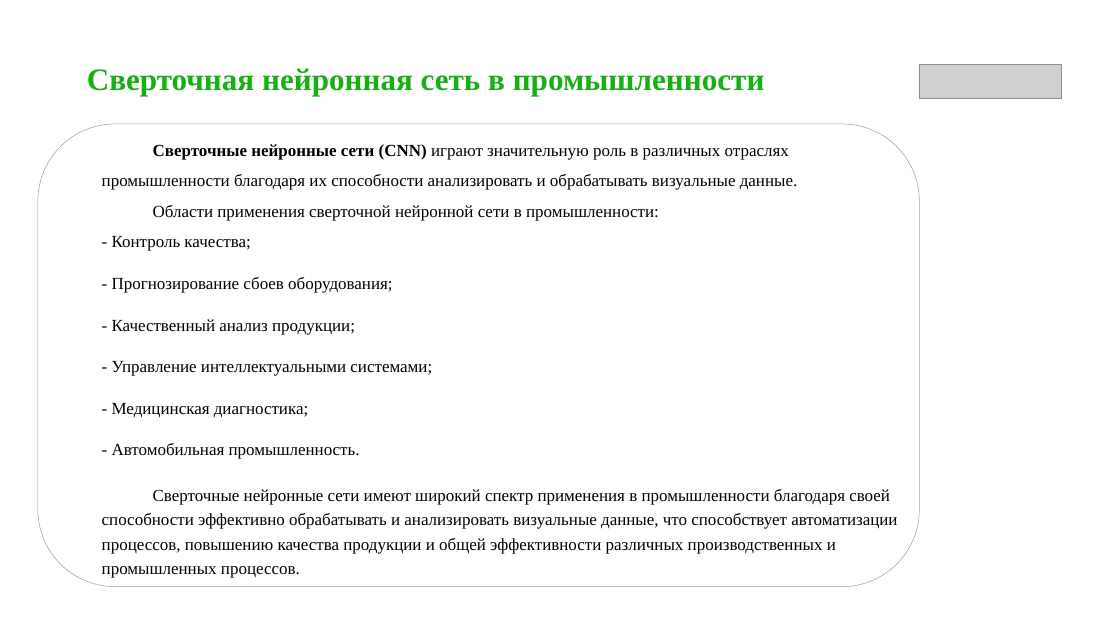
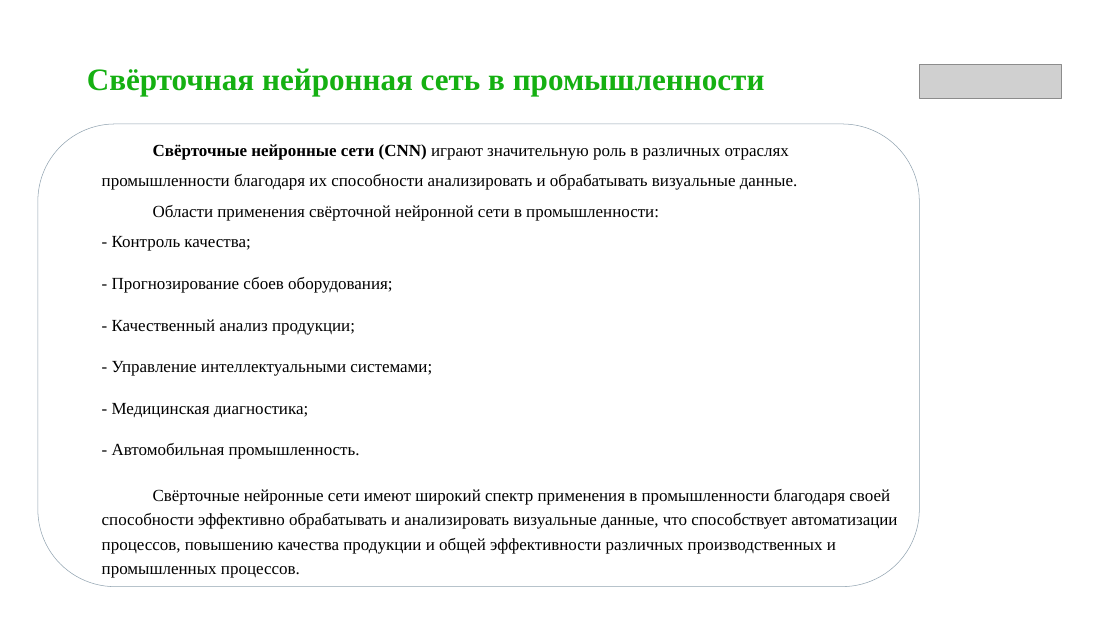
Before and after one commit to Aidt87/final_project_ai_architech_course, a slide deck: slide 6 of Презентация Тимаев А.С.pptx. Drawn at 1120x630 pixels with LibreOffice and Linux fonts; fonts in the diff are those of the drawing; grey boxes stand for pictures; background and template pictures are left out. Boxes give left, top, right and bottom in pixels: in the first picture for what was removed or moved away, otherwise in the second. Text is boxed around its words. In the diff, an @@ line names an element or a change of style, - is before the commit and + after.

```diff
--- a/Презентация Тимаев А.С.pptx
+++ b/Презентация Тимаев А.С.pptx
@@ text at [87, 68, 765, 96]: text changed @@
-Сверточная нейронная сеть в промышленности
+Свёрточная нейронная сеть в промышленности
@@ text at [102, 144, 797, 221]: text changed @@
-Сверточные нейронные сети (CNN) играют значительную роль в различных отраслях промышленности благодаря их способности анализировать и обрабатывать визуальные данные.
-Области применения сверточной нейронной сети в промышленности:
+Свёрточные нейронные сети (CNN) играют значительную роль в различных отраслях промышленности благодаря их способности анализировать и обрабатывать визуальные данные.
+Области применения свёрточной нейронной сети в промышленности:
@@ text at [102, 489, 897, 578]: text changed @@
-Сверточные нейронные сети имеют широкий спектр применения в промышленности благодаря своей способности эффективно обрабатывать и анализировать визуальные данные, что способствует автоматизации процессов, повышению качества продукции и общей эффективности различных производственных и промышленных процессов.
+Свёрточные нейронные сети имеют широкий спектр применения в промышленности благодаря своей способности эффективно обрабатывать и анализировать визуальные данные, что способствует автоматизации процессов, повышению качества продукции и общей эффективности различных производственных и промышленных процессов.
```
Also in this commit, not shown: 8 other slides changed, 3 slides added, 3 other files.
